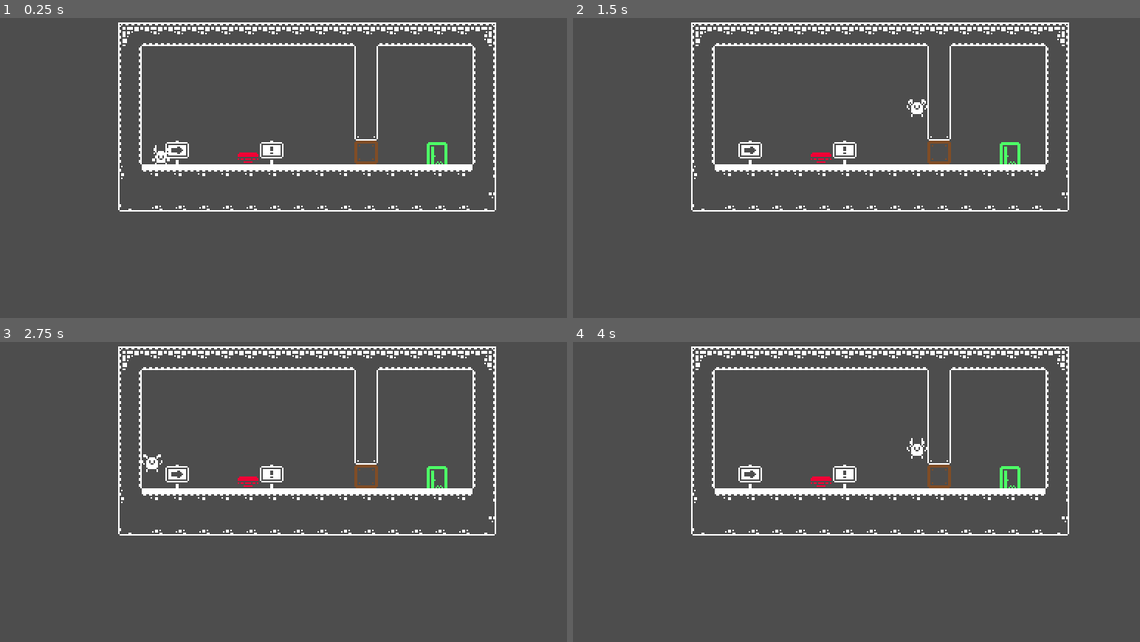
Above: before the commit, frames 1-4 (two rows, left to right).
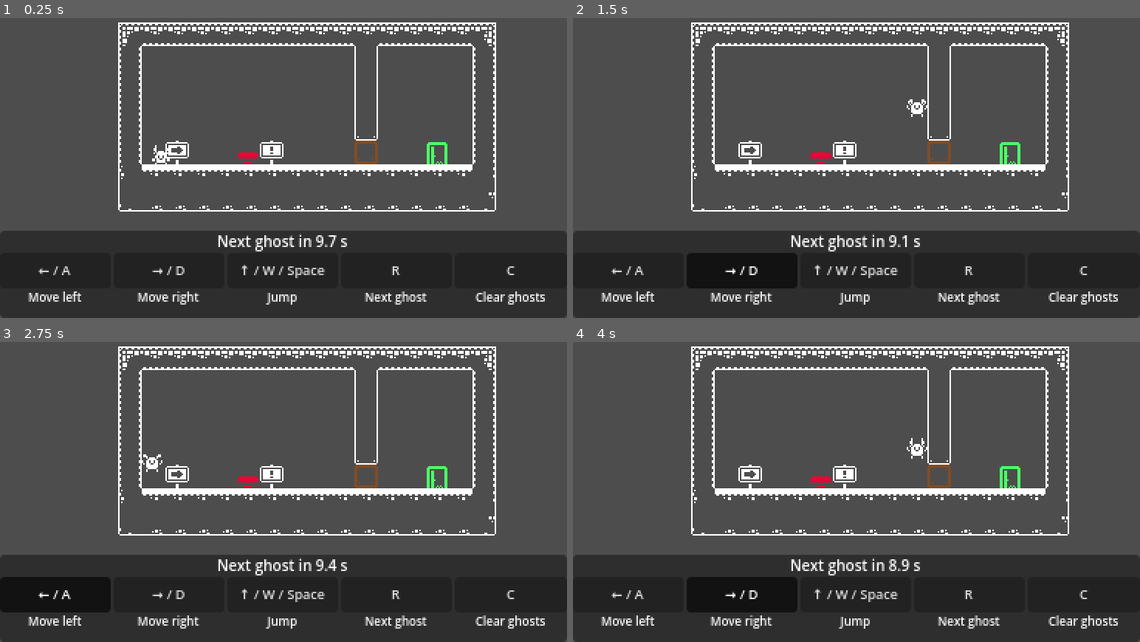
Above: after the commit, the same moments.

Repository: moellh/gmtk-game-jam-2026
Game: Godot game, scene res://src/level.tscn
The game is run twice, just before and just after one commit, with the same random seed, the same clock (stepped at 60 frames per second) and the same inputs.
Inputs:
- Up to frame 1 (0.25 s): no input
- Up to frame 2 (1.5 s): tap Enter at 0.5 s; hold Right (move_right) from 0.53 s (still down); tap C (clear) at 0.6 s; tap Space (jump) at 0.77, 0.8, 1.07, 1.35 s
- Up to frame 3 (2.75 s): tap Space (jump) at 1.52, 1.82, 2.3 s; tap C (clear) at 1.55, 2.1 s; release Right (move_right) at 2.03 s; hold Left (move_left) from 2.03 s (still down)
- Up to frame 4 (4 s): release Left (move_left) at 2.78 s; hold Right (move_right) from 2.78 s (still down); tap C (clear) at 2.85 s; tap Space (jump) at 3.02, 3.32, 3.6, 3.77 s

The runs differ from the first frame. In frame 1, 29% of the frame differs, in the area x 0-100%, y 70-100%; in frame 2, 29%; in frame 3, 29%; in frame 4, 29%.

Commit message:
ui: show controls and ghost timer

Diff:
--- a/src/game.gd
+++ b/src/game.gd
@@ -3,6 +3,14 @@
 const ROUND_TIME := 10.0
 
 @onready var player: CharacterBody2D = $Player
+@onready var ghost_timer: Label = %GhostTimer
+@onready var action_buttons: Dictionary[StringName, Button] = {
+	&"move_left": %MoveLeftButton,
+	&"move_right": %MoveRightButton,
+	&"jump": %JumpButton,
+	&"restart": %RestartButton,
+	&"clear": %ClearButton,
+}
 
 var timer := ROUND_TIME
 
@@ -11,6 +19,13 @@
 
 	timer -= delta
 	if timer <= 0.0 or Input.is_action_just_pressed("restart"): next_round()
+
+	update_hud()
+
+func update_hud() -> void:
+	ghost_timer.text = "Next ghost in %.1f s" % maxf(timer, 0.0)
+	for action: StringName in action_buttons:
+		action_buttons[action].button_pressed = Input.is_action_pressed(action)
 
 func clear() -> void:
 	timer = ROUND_TIME
--- a/src/level.tscn
+++ b/src/level.tscn
@@ -830,6 +830,133 @@
 [node name="Door" parent="." unique_id=1161385492 instance=ExtResource("6_door")]
 position = Vector2(248, 104)
 
+[node name="HUD" type="CanvasLayer" parent="."]
+
+[node name="Panel" type="PanelContainer" parent="HUD"]
+offset_top = 157.0
+offset_right = 384.0
+offset_bottom = 216.0
+
+[node name="Layout" type="VBoxContainer" parent="HUD/Panel"]
+layout_mode = 2
+theme_override_constants/separation = 1
+
+[node name="GhostTimer" type="Label" parent="HUD/Panel/Layout"]
+unique_name_in_owner = true
+layout_mode = 2
+theme_override_font_sizes/font_size = 10
+text = "Next ghost in 10.0 s"
+horizontal_alignment = 1
+
+[node name="Actions" type="HBoxContainer" parent="HUD/Panel/Layout"]
+layout_mode = 2
+theme_override_constants/separation = 2
+
+[node name="MoveLeft" type="VBoxContainer" parent="HUD/Panel/Layout/Actions"]
+layout_mode = 2
+size_flags_horizontal = 3
+theme_override_constants/separation = 0
+
+[node name="MoveLeftButton" type="Button" parent="HUD/Panel/Layout/Actions/MoveLeft"]
+unique_name_in_owner = true
+custom_minimum_size = Vector2(0, 24)
+layout_mode = 2
+mouse_filter = 2
+focus_mode = 0
+theme_override_font_sizes/font_size = 9
+toggle_mode = true
+text = "← / A"
+
+[node name="Description" type="Label" parent="HUD/Panel/Layout/Actions/MoveLeft"]
+layout_mode = 2
+theme_override_font_sizes/font_size = 8
+text = "Move left"
+horizontal_alignment = 1
+
+[node name="MoveRight" type="VBoxContainer" parent="HUD/Panel/Layout/Actions"]
+layout_mode = 2
+size_flags_horizontal = 3
+theme_override_constants/separation = 0
+
+[node name="MoveRightButton" type="Button" parent="HUD/Panel/Layout/Actions/MoveRight"]
+unique_name_in_owner = true
+custom_minimum_size = Vector2(0, 24)
+layout_mode = 2
+mouse_filter = 2
+focus_mode = 0
+theme_override_font_sizes/font_size = 9
+toggle_mode = true
+text = "→ / D"
+
+[node name="Description" type="Label" parent="HUD/Panel/Layout/Actions/MoveRight"]
+layout_mode = 2
+theme_override_font_sizes/font_size = 8
+text = "Move right"
+horizontal_alignment = 1
+
+[node name="Jump" type="VBoxContainer" parent="HUD/Panel/Layout/Actions"]
+layout_mode = 2
+size_flags_horizontal = 3
+theme_override_constants/separation = 0
+
+[node name="JumpButton" type="Button" parent="HUD/Panel/Layout/Actions/Jump"]
+unique_name_in_owner = true
+custom_minimum_size = Vector2(0, 24)
+layout_mode = 2
+mouse_filter = 2
+focus_mode = 0
+theme_override_font_sizes/font_size = 9
+toggle_mode = true
+text = "↑ / W / Space"
+
+[node name="Description" type="Label" parent="HUD/Panel/Layout/Actions/Jump"]
+layout_mode = 2
+theme_override_font_sizes/font_size = 8
+text = "Jump"
+horizontal_alignment = 1
+
+[node name="Restart" type="VBoxContainer" parent="HUD/Panel/Layout/Actions"]
+layout_mode = 2
+size_flags_horizontal = 3
+theme_override_constants/separation = 0
+
+[node name="RestartButton" type="Button" parent="HUD/Panel/Layout/Actions/Restart"]
+unique_name_in_owner = true
+custom_minimum_size = Vector2(0, 24)
+layout_mode = 2
+mouse_filter = 2
+focus_mode = 0
+theme_override_font_sizes/font_size = 9
+toggle_mode = true
+text = "R"
+
+[node name="Description" type="Label" parent="HUD/Panel/Layout/Actions/Restart"]
+layout_mode = 2
+theme_override_font_sizes/font_size = 8
+text = "Next ghost"
+horizontal_alignment = 1
+
+[node name="Clear" type="VBoxContainer" parent="HUD/Panel/Layout/Actions"]
+layout_mode = 2
+size_flags_horizontal = 3
+theme_override_constants/separation = 0
+
+[node name="ClearButton" type="Button" parent="HUD/Panel/Layout/Actions/Clear"]
+unique_name_in_owner = true
+custom_minimum_size = Vector2(0, 24)
+layout_mode = 2
+mouse_filter = 2
+focus_mode = 0
+theme_override_font_sizes/font_size = 9
+toggle_mode = true
+text = "C"
+
+[node name="Description" type="Label" parent="HUD/Panel/Layout/Actions/Clear"]
+layout_mode = 2
+theme_override_font_sizes/font_size = 8
+text = "Clear ghosts"
+horizontal_alignment = 1
+
 [connection signal="reached" from="Goal" to="." method="clear"]
 [connection signal="changed" from="Button" to="Door" method="set_open"]
 [connection signal="crushed" from="Door" to="." method="clear"]
